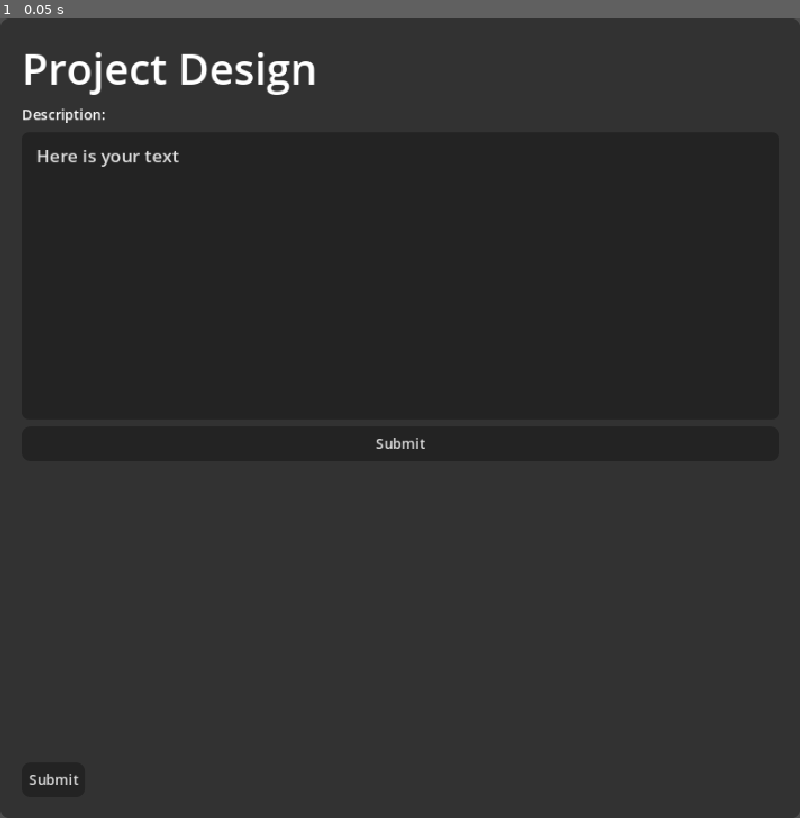
Above: before the commit, frame 1.
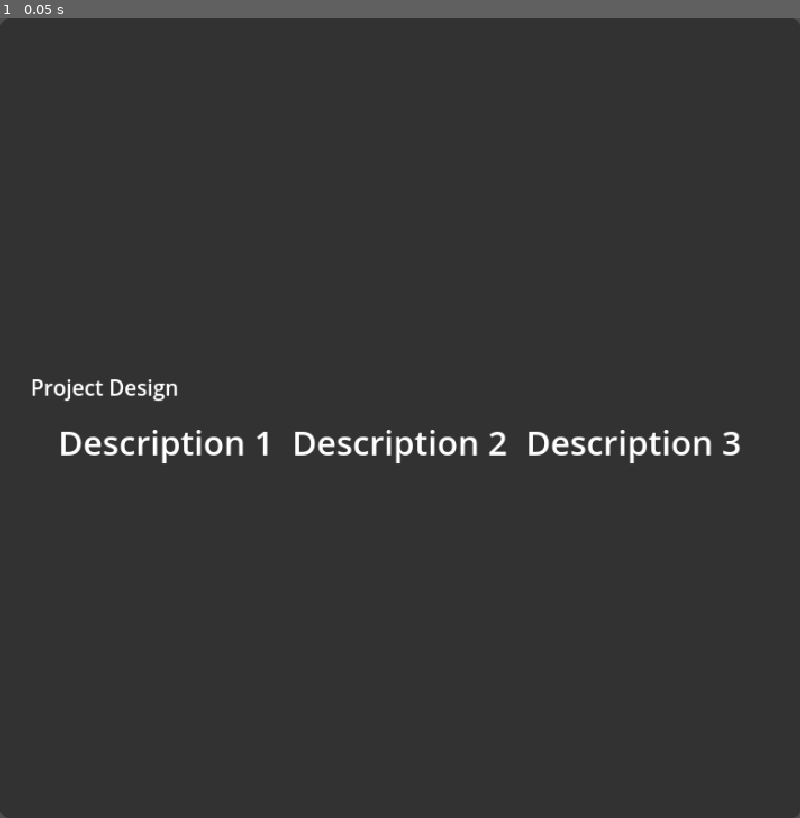
Above: after the commit, the same moment.

Repository: ElvisVilla/GDScriptUI
Game: Godot game, scene res://examples/ViewExample.tscn
Same seed, same stepped clock (60 frames per second), same inputs: the game is played once before the commit and once after it.
Inputs:
- Up to frame 1 (0.05 s): no input

The runs differ from the first frame. In frame 1, 2.4% of the frame differs, in the area x 2-93%, y 4-96%.

Commit message:
Implement container modifiers propagation and respect explicit child modifiers
1- Solve modifier propagation, this allow the user to modify the fontSize of all the Labels inside of a Container with one modifier.

2- As well respect childs that explicitly sets each own modifier.

3- Modify even nested container that have childs that should be affected by the modifier of the outer most container. This is done by using recursion.

Diff:
--- a/examples/OtherView.gd
+++ b/examples/OtherView.gd
@@ -17,29 +17,19 @@
 	body = [
 		VBox([
 			Label("Project Design")
-				.fontSize(48),
-
-			Label("Description:"),
-
-			TextEdit(description, "Write Here")
-				.wordWrap(true)
-				.fontSize(20)
-				#Size flags needs to go at the end of the chain
-				.size_flags(View.SizeFlags.EXPAND_FILL, View.SizeFlags.EXPAND_FILL),
-
-			Button("Submit")
-				.onPressed(func(): number += 1)
-				.padding(), # Padding makes a margin container
-				# .size_flags(View.SizeFlags.FILL, View.SizeFlags.FILL),
-			Spacer(),
+				.fontSize(24)
+				.padding(10),
 
 			HBox([
-				Button("Submit")
-				.onPressed(func(): number += 1)
-				.padding(),
+				Label("Description 1"),
+				Label("Description 2"),
+				Label("Description 3"),
+			])
+			.spacing(20),
 
-				Spacer(),
+			VBox([
+
 			]),
 		])
-		.size_flags(View.SizeFlags.EXPAND_FILL, View.SizeFlags.EXPAND_FILL),
+		.fontSize(38),
 	]
--- a/framework/builders/BaseBuilder.gd
+++ b/framework/builders/BaseBuilder.gd
@@ -1,6 +1,7 @@
 extends RefCounted
 class_name BaseBuilder
 
+var _explicit_modifiers = {}
 var _content_node: Control # The actual control being built (Button, Label, etc.)
 var _margin_node: MarginContainer # Optional margin wrapper
 var _panel_node: PanelContainer # Optional panel background wrapper
@@ -122,7 +123,7 @@
 	return self
 
 # Mouse filter
-func mouse_filter(filter: Control.MouseFilter) -> BaseBuilder:
+func mouseFilter(filter: Control.MouseFilter) -> BaseBuilder:
 	_content_node.mouse_filter = filter
 	return self
 
@@ -147,10 +148,13 @@
 	_margin_node.add_theme_constant_override("margin_right", amount)
 	_margin_node.add_theme_constant_override("margin_top", amount)
 	_margin_node.add_theme_constant_override("margin_bottom", amount)
+
+	_get_parent_node().size_flags_horizontal = View.SizeFlags.FILL
+	_get_parent_node().size_flags_vertical = View.SizeFlags.FILL
 	return self
 
 # Set specific padding values
-func padding_specific(left: int = 0, top: int = 0, right: int = 0, bottom: int = 0) -> BaseBuilder:
+func paddingSpecific(left: int = 0, top: int = 0, right: int = 0, bottom: int = 0) -> BaseBuilder:
 	if _use_panel and not _use_panel_margin:
 		# Automatically enable panel margin if padding is requested after background
 		_use_panel_margin = true
@@ -172,10 +176,65 @@
 	_margin_node.add_theme_constant_override("margin_bottom", bottom)
 	return self
 
-func size_flags(size_flags_h: int = View.SizeFlags.FILL, size_flags_v: int = View.SizeFlags.FILL) -> BaseBuilder:
+# region SizeFlags Modifiers
+func sizeFlags(size_flags_h: int = View.SizeFlags.FILL, size_flags_v: int = View.SizeFlags.FILL) -> BaseBuilder:
 	_get_parent_node().size_flags_horizontal = size_flags_h
 	_get_parent_node().size_flags_vertical = size_flags_v
 	return self
+
+func expand() -> BaseBuilder:
+	_get_parent_node().size_flags_horizontal = View.SizeFlags.EXPAND
+	_get_parent_node().size_flags_vertical = View.SizeFlags.EXPAND
+	return self
+
+func fill() -> BaseBuilder:
+	_get_parent_node().size_flags_horizontal = View.SizeFlags.FILL
+	_get_parent_node().size_flags_vertical = View.SizeFlags.FILL
+	return self
+
+func expandFill() -> BaseBuilder:
+	_get_parent_node().size_flags_horizontal = View.SizeFlags.EXPAND_FILL
+	_get_parent_node().size_flags_vertical = View.SizeFlags.EXPAND_FILL
+	return self
+
+func shrink(mode: View.SizeFlags = View.SizeFlags.SHRINK_BEGIN) -> BaseBuilder:
+	_get_parent_node().size_flags_horizontal = mode
+	_get_parent_node().size_flags_vertical = mode
+	return self
+
+func expandHorizontal() -> BaseBuilder:
+	_get_parent_node().size_flags_horizontal = View.SizeFlags.EXPAND
+	return self
+
+func expandVertical() -> BaseBuilder:
+	_get_parent_node().size_flags_vertical = View.SizeFlags.EXPAND
+	return self
+
+func fillHorizontal() -> BaseBuilder:
+	_get_parent_node().size_flags_horizontal = View.SizeFlags.FILL
+	return self
+
+func fillVertical() -> BaseBuilder:
+	_get_parent_node().size_flags_vertical = View.SizeFlags.FILL
+	return self
+
+func expandFillHorizontal() -> BaseBuilder:
+	_get_parent_node().size_flags_horizontal = View.SizeFlags.EXPAND_FILL
+	return self
+
+func expandFillVertical() -> BaseBuilder:
+	_get_parent_node().size_flags_vertical = View.SizeFlags.EXPAND_FILL
+	return self
+
+func shrinkHorizontal(mode: View.SizeFlags = View.SizeFlags.SHRINK_BEGIN) -> BaseBuilder:
+	_get_parent_node().size_flags_horizontal = mode
+	return self
+
+func shrinkVertical(mode: View.SizeFlags = View.SizeFlags.SHRINK_BEGIN) -> BaseBuilder:
+	_get_parent_node().size_flags_vertical = mode
+	return self
+
+# endregion
 
 # Customize panel background color
 func background(color: Color, corner_radius: int = 0) -> BaseBuilder:
@@ -235,3 +294,10 @@
 
 	_content_node.gui_input.connect(press_handler)
 	return self
+
+func _has_explicit_modifier(modifier: String) -> bool:
+	return _explicit_modifiers.has(modifier)
+
+func _add_explicit_modifier(modifier: String, value: bool) -> BaseBuilder:
+	_explicit_modifiers[modifier] = value
+	return self
--- a/framework/builders/containers/ContainerBuilder.gd
+++ b/framework/builders/containers/ContainerBuilder.gd
@@ -68,3 +68,33 @@
 func alignment(alignment: View.BoxContainerAlignment) -> ContainerBuilder:
 	_content_node.set("alignment", alignment)
 	return self
+
+func expand() -> ContainerBuilder:
+	for child in _children:
+		child._get_parent_node().set("size_flags_horizontal", View.SizeFlags.EXPAND)
+		child._get_parent_node().set("size_flags_vertical", View.SizeFlags.EXPAND)
+	return self
+
+func expandFill() -> ContainerBuilder:
+	_get_parent_node().set("size_flags_horizontal", View.SizeFlags.EXPAND_FILL)
+	_get_parent_node().set("size_flags_vertical", View.SizeFlags.EXPAND_FILL)
+
+	for child in _children:
+		print("child name: ", child.name)
+		child._get_parent_node().set("size_flags_horizontal", View.SizeFlags.EXPAND_FILL)
+		child._get_parent_node().set("size_flags_vertical", View.SizeFlags.EXPAND_FILL)
+	return self
+
+func fontSize(font_size: int) -> ContainerBuilder:
+	for child in _children:
+		if child._has_explicit_modifier("fontSize"):
+			continue
+
+		print("Propagating font size to child: ", child._content_node.name)
+
+		if child is ContainerBuilder and child._children.size() > 0:
+			child.fontSize(font_size)
+
+		if child.has_method("fontSize"):
+			child.fontSize(font_size)
+	return self
--- a/framework/builders/elements/ButtonBuilder.gd
+++ b/framework/builders/elements/ButtonBuilder.gd
@@ -7,6 +7,7 @@
 	_content_node = Button.new()
 	_content_node.name = _text + " Button"
 	_content_node.text = _text
+	# shrinkHorizontal()
 
 func text(value: String) -> ButtonBuilder:
 	_content_node.text = value
--- a/framework/builders/elements/LabelBuilder.gd
+++ b/framework/builders/elements/LabelBuilder.gd
@@ -6,6 +6,7 @@
 	_content_node = Label.new()
 	_content_node.text = text
 	_content_node.name = text + "_label"
+	shrinkHorizontal()
 
 # func in_node(parent: Node) -> LabelBuilder:
 # 	parent.add_child(_margin_node)
@@ -18,6 +19,7 @@
 
 func fontSize(font_size: int) -> LabelBuilder:
 	_content_node.add_theme_font_size_override("font_size", font_size)
+	_add_explicit_modifier("fontSize", font_size)
 	return self
 
 func align(horizontal: View.TextAlignment = View.TextAlignment.LEADING, vertical: View.TextAlignment = View.TextAlignment.CENTER) -> LabelBuilder:
--- a/framework/builders/elements/TextureRectBuilder.gd
+++ b/framework/builders/elements/TextureRectBuilder.gd
@@ -5,49 +5,27 @@
 	_content_node = TextureRect.new()
 	_content_node.texture = load(image_name)
 
-# func texture(value) -> TextureRectBuilder:
-# 	_margin_node.texture = value
-# 	return self
-
 ## Sets how the texture's minimum size is determined based on its dimensions
 ## See ExpandMode enum for detailed descriptions of each mode
-func expand_mode(mode: View.ExpandMode) -> TextureRectBuilder:
-	_content_node.expand_mode = int(mode)
+func expandMode(mode: View.ExpandMode) -> TextureRectBuilder:
+	_content_node.expandMode = int(mode)
 	return self
 
 ## Controls how the texture is displayed within its bounding rectangle
 ## See StretchMode enum for detailed descriptions of each mode
-func stretch_mode(mode: View.StretchMode) -> TextureRectBuilder:
-	_content_node.stretch_mode = int(mode)
+func stretchMode(mode: View.StretchMode) -> TextureRectBuilder:
+	_content_node.stretchMode = int(mode)
 	return self
 
-# # Sets the custom minimum size of the TextureRect
-# func size(width: int, height: int) -> TextureRectBuilder:
-# 	_margin_node.custom_minimum_size = Vector2(width, height)
-# 	return self
-
-# Sets the frame/bounds of the TextureRect
-# This method allows defining explicit width and height boundaries
-# along with additional size flags and anchors if needed
-# func frame(width: int, height: int, expand: bool = true) -> TextureRectBuilder:
-# 	_margin_node.custom_minimum_size = Vector2(width, height)
-
-# 	if expand:
-# 		_margin_node.size_flags_horizontal = Control.SIZE_FILL
-# 		_margin_node.size_flags_vertical = Control.SIZE_FILL
-
-# 	return self
+func resize(mode: View.ExpandMode = View.ExpandMode.IGNORE_SIZE):
+	_content_node.stretchMode = mode
 
 # Flips the texture horizontally
-func flip_h(enable: bool = true) -> TextureRectBuilder:
-	_content_node.flip_h = enable
+func flipHorizontal(enable: bool = true) -> TextureRectBuilder:
+	_content_node.flipHorizontal = enable
 	return self
 
 # Flips the texture vertically
-func flip_v(enable: bool = true) -> TextureRectBuilder:
-	_content_node.flip_v = enable
+func flipVertical(enable: bool = true) -> TextureRectBuilder:
+	_content_node.flipVertical = enable
 	return self
-
-# func visible(enable: bool = true) -> TextureRectBuilder:
-# 	_content_node.visible = enable
-# 	return self
--- a/framework/views/PersonView.gd
+++ b/framework/views/PersonView.gd
@@ -43,7 +43,7 @@
 			Label(another_names[4]),
 			Label("Content View")
 				.fontSize(26)
-				.size_flags(SizeFlags.EXPAND)
+				.sizeFlags(SizeFlags.EXPAND)
 				.padding(),
 
 			HBox([
@@ -51,8 +51,8 @@
 				Label(person_name),
 
 				Image("res://icon.svg")
-					.expand_mode(ExpandMode.IGNORE_SIZE)
-					.stretch_mode(StretchMode.KEEP_ASPECT_CENTERED)
+					.expandMode(ExpandMode.IGNORE_SIZE)
+					.stretchMode(StretchMode.KEEP_ASPECT_CENTERED)
 					.frame(50, 50)
 					.visible(person_name == "Lucy"),
 
